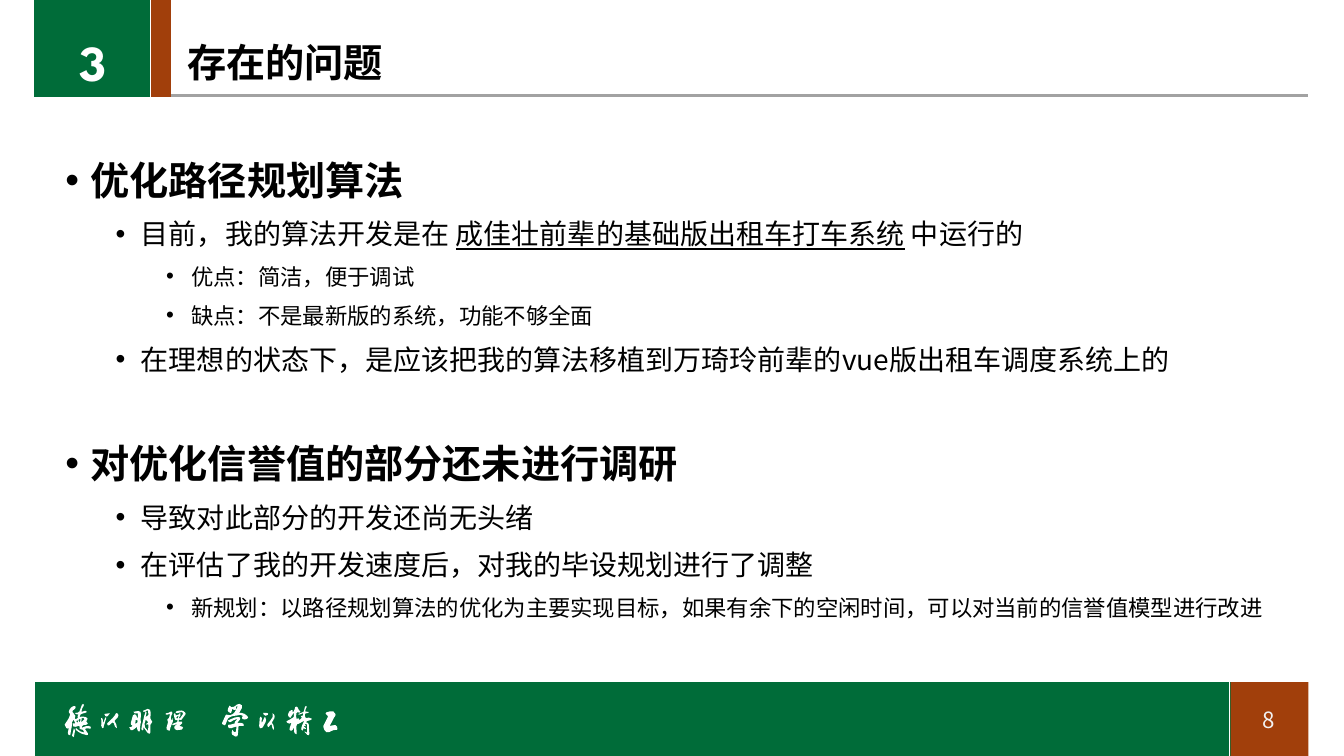
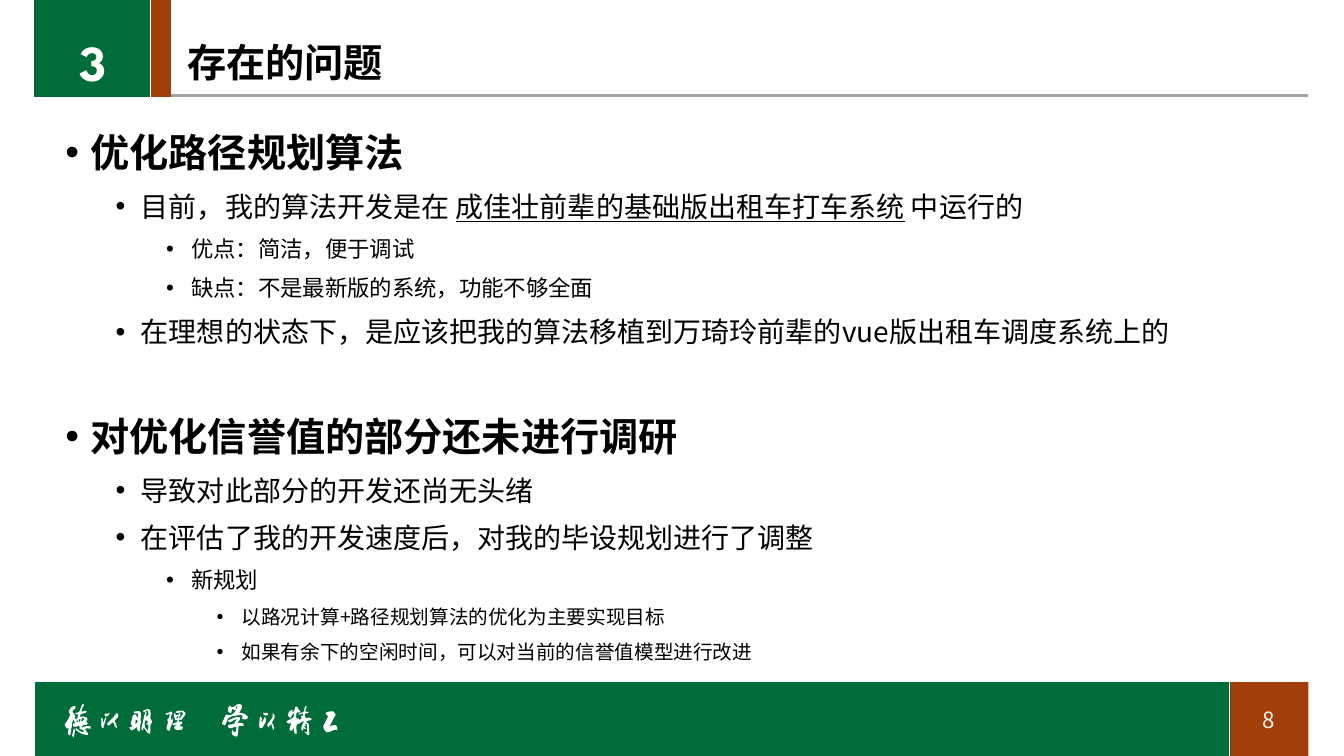
Before and after one commit to LancerEnk/GraduationDesign, a slide deck: slide 8 of doc/中期/中期_msj.pptx. Drawn at 1344x756 pixels with LibreOffice and Linux fonts; fonts in the diff are those of the drawing; background and template pictures are left out. Boxes give left, top, right and bottom in pixels: in the first picture for what was removed or moved away, otherwise in the second. Text is boxed around its words. In the diff, an @@ line names an element or a change of style, - is before the commit and + after.

```diff
--- a/doc/中期/中期_msj.pptx
+++ b/doc/中期/中期_msj.pptx
@@ text "优化路径规划算法": place and size @@
-text "优化路径规划算法" at <box>91,161,1262,619</box>
+text "优化路径规划算法" at <box>91,133,1170,661</box>
@@ text at <box>191,569,752,661</box>: text changed; size 16 to 14 pt @@
-    • 新规划：以路径规划算法的优化为主要实现目标，如果有余下的空闲时间，可以对当前的信誉值模型进行改进
+    • 新规划
+      • 以路况计算+路径规划算法的优化为主要实现目标
+      • 如果有余下的空闲时间，可以对当前的信誉值模型进行改进
```
Also in this commit, not shown: 5 other slides changed, 1 other file.
